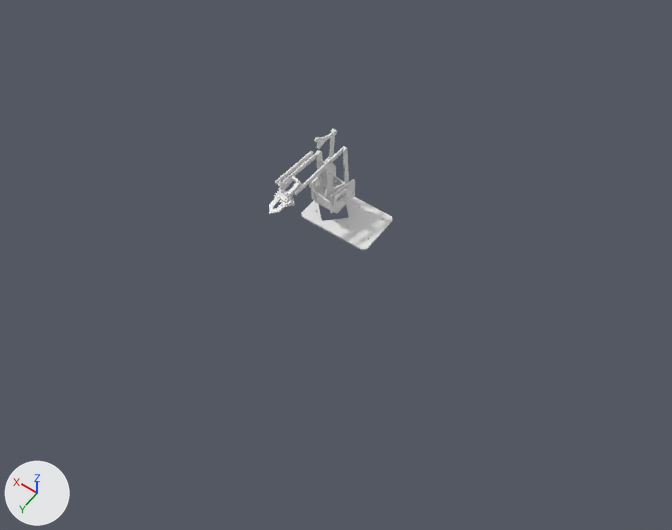
Two versions of the Blender file blender3d/MeArm0.4NHS6.blend, one commit apart.
Both versions are drawn from a 50 mm lens placed at (-635.0, 922.0, 1288.0), pointed at (-50.0, 103.0, 0.0). Lighting does not change. The marker at lower left points along +X, +Y and +Z.

In view in the first picture: 'Base'.
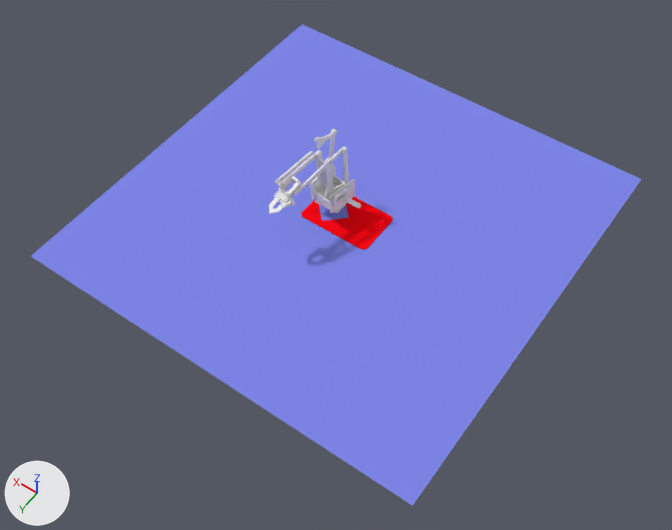
Pixel boxes [x1, y1, x2, y2] of what changed, in the pictures (672 x 530 px):
```json
{"object": "Plane", "change": "added", "after": [31, 24, 641, 506], "on screen": "blue"}
{"object": "Base", "change": "recoloured", "before": [301, 197, 392, 250], "after": [301, 197, 392, 250], "on screen": "white to red"}
```

Edits to the scene script, one JSON object a line:
```json
{"op": "add", "block": "mat_material_001", "code": ["mat_material_001 = diffuse_material('Material.001')", "mat_material_001.base_color = (1.0, 0.0027, 0.00734)  # red #ff0915"]}
{"op": "add", "block": "mat_material", "code": ["mat_material = diffuse_material('Material')", "mat_material.base_color = (0.212, 0.239, 0.8)  # blue #7f86e7"]}
{"block": "me_dxfmesh_003", "where": "me_dxfmesh_003.from_pydata(...)  # 316 vertices, 170 faces; spans x -370.0..355.0, y -236.0..239.0, z -8.0..8.0"}
{"op": "add", "block": "me_dxfmesh_003", "code": "me_dxfmesh_003.materials.append(mat_material_001)  # red #ff0915"}
{"op": "add", "block": "me_plane", "code": ["me_plane = bpy.data.meshes.new('Plane')", "me_plane.from_pydata([(-10.0, -10.0, 0.0), (10.0, -10.0, 0.0), (-10.0, 10.0, 0.0), (10.0, 10.0, 0.0)], [], [(0, 1, 3, 2)])", "me_plane.materials.append(mat_material)  # blue #7f86e7"]}
{"op": "add", "block": "ob_plane", "code": ["ob_plane = bpy.data.objects.new('Plane', me_plane)", "ob_plane.location = (0.0, 0.0, 0.0)", "ob_plane.scale = (40.0, 40.0, 40.0)"]}
```
